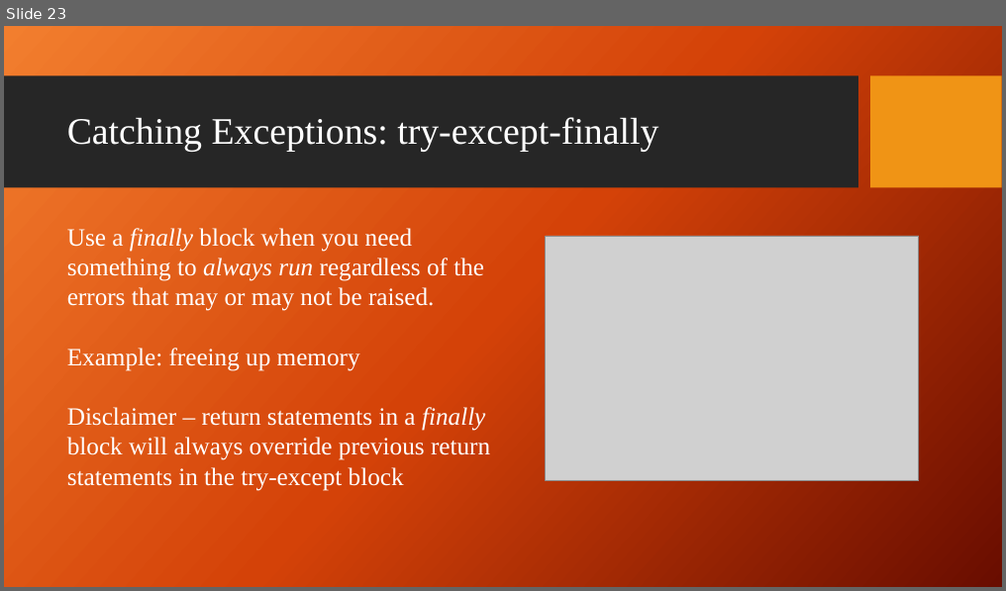
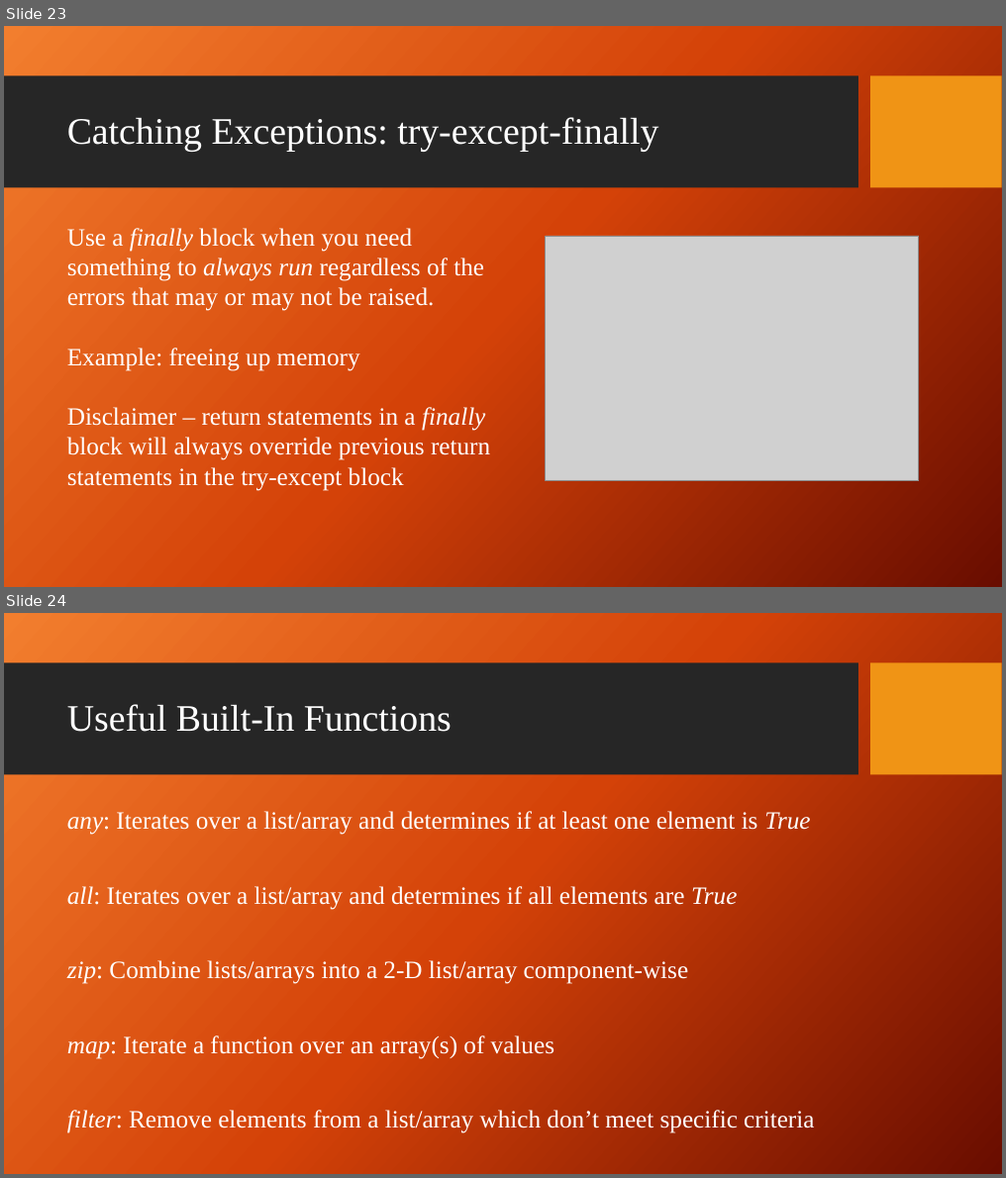
Before and after one commit to giganano/PythonBootcamp, a slide deck: slides/review.pptx. Shown one above the other, each under a label of ours: slide 23 before the commit, slides 23 and 24 after it. The pictures are 1006x591 and 1006x1178 pixels, drawn with LibreOffice and Linux fonts; fonts in the diff are those of the drawing; grey boxes stand for pictures; background and template pictures are left out. Boxes give left, top, right and bottom in pixels: in the first picture for what was removed or moved away, otherwise in the second. Text is boxed around its words. In the diff, an @@ line names an element or a change of style, - is before the commit and + after.

```diff
--- a/slides/review.pptx
+++ b/slides/review.pptx
@@ slide 24 added at (x1=4, y1=613, x2=1002, y2=1174), background picture (left out); not listed: 2 template elements that a slide beside it also shows @@
@@ title added at (x1=67, y1=704, x2=451, y2=732), 36 pt, text #FFFFFF @@
+Useful Built-In Functions
@@ text added at (x1=67, y1=811, x2=814, y2=1134), 24 pt, text #FFFFFF @@
+any: Iterates over a list/array and determines if at least one element is True
+all: Iterates over a list/array and determines if all elements are True
+zip: Combine lists/arrays into a 2-D list/array component-wise
+map: Iterate a function over an array(s) of values
+filter: Remove elements from a list/array which don’t meet specific criteria
```
Also in this commit, not shown: 5 other files.
